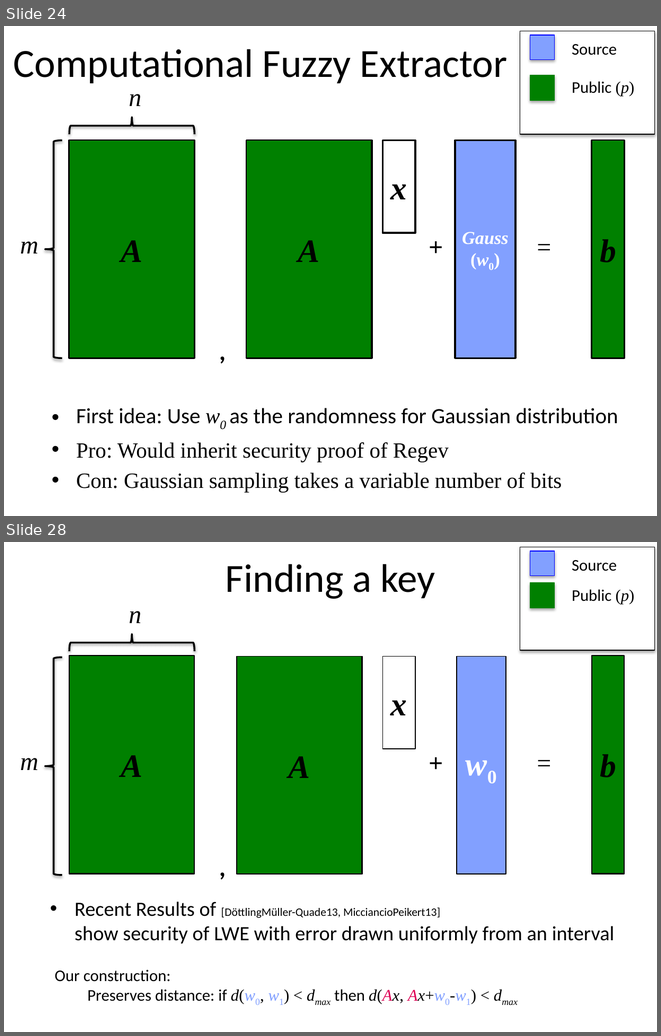
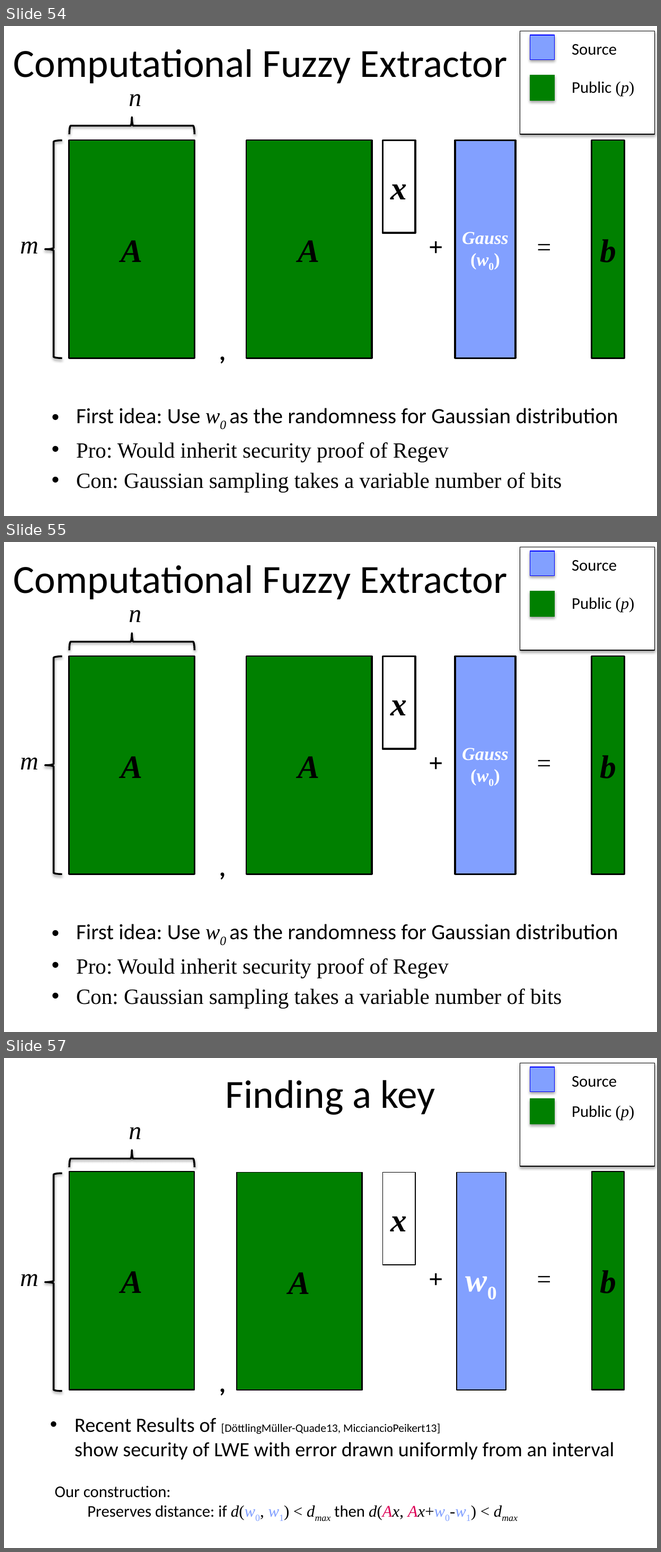
Before and after one commit to xianruimeng/comp-fuzzy-ext, a slide deck: ComputationalFuzzyExtractors.pptx. Shown one above the other, each under a label of ours: slides 24 and 28 before the commit, slides 54, 55 and 57 after it; the slides between them are not shown. The pictures are 661x1036 and 661x1552 pixels, drawn with LibreOffice and Linux fonts; fonts in the diff are those of the drawing. Boxes give left, top, right and bottom in pixels: in the first picture for what was removed or moved away, otherwise in the second. Text is boxed around its words. In the diff, an @@ line names an element or a change of style, - is before the commit and + after.

```diff
--- a/ComputationalFuzzyExtractors.pptx
+++ b/ComputationalFuzzyExtractors.pptx
@@ slide 55 added at [4,542,657,1032], background #FFFFFF @@
@@ rectangle added at [520,547,654,651], fill #FFFFFF, outline #000000 0.75 pt @@
@@ rectangle added at [530,551,555,576], fill #82A0FF, outline #0000FF 0.75 pt @@
@@ title added at [14,565,508,599], 44 pt, text #000000 @@
+Computational Fuzzy Extractor
@@ text added at [572,560,617,571], 18 pt, text #000000 @@
+Source
@@ rectangle added at [530,591,555,616], fill #008000, outline #008000 0.75 pt @@
@@ text added at [572,597,635,612], 18 pt, text #000000 @@
+Public (p)
@@ text added at [129,610,141,622], 28 pt, text #000000, italic @@
+n
@@ left brace added at [69,633,195,651], outline #000000 2 pt @@
@@ left brace added at [45,656,62,874], outline #000000 2 pt @@
@@ rectangle added at [69,656,195,874], outline #000000 2 pt, 36 pt, text #000000, bold, italic @@
+A
@@ rectangle added at [69,656,195,874], fill #008000, outline #000000 1 pt, 36 pt, text #000000, bold, italic @@
+A
@@ rectangle added at [246,656,372,874], fill #008000, outline #000000 1 pt, 36 pt, text #000000, bold, italic @@
+A
@@ rectangle added at [247,656,372,874], outline #000000 2 pt, 36 pt, text #000000, bold, italic @@
+A
@@ rectangle added at [383,656,415,749], outline #000000 2 pt, 36 pt, text #000000, bold, italic @@
+x
@@ rectangle added at [455,656,515,874], fill #82A0FF, outline #000000 2 pt, 20 pt, text #FFFFFF, bold, italic @@
+Gauss
+(w0)
@@ rectangle added at [465,656,497,874], outline #000000 2 pt, 36 pt, text #000000, bold, italic @@
+e
@@ rectangle added at [592,656,624,874], outline #000000 2 pt, 36 pt, text #000000, bold, italic @@
+b
@@ rectangle added at [592,656,624,874], fill #008000, outline #000000 1 pt, 36 pt, text #000000, bold, italic @@
+b
@@ text added at [422,743,450,780], 28 pt, text #000000, bold @@
++
@@ text added at [530,743,558,780], 28 pt, text #000000 @@
+=
@@ text added at [20,757,38,769], 28 pt, text #000000, italic @@
+m
@@ text added at [212,848,232,885], 28 pt, text #000000, bold @@
+,
@@ text added at [76,924,618,1008], 24 pt, text #000000 @@
+• First idea: Use w0 as the randomness for Gaussian distribution
+• Pro: Would inherit security proof of Regev
+• Con: Gaussian sampling takes a variable number of bits
@@ what was slide 24 is now slide 54 @@
@@ what was slide 28 is now slide 57 @@
```
Also in this commit, not shown: 12 slides changed, 16 other slides added.
